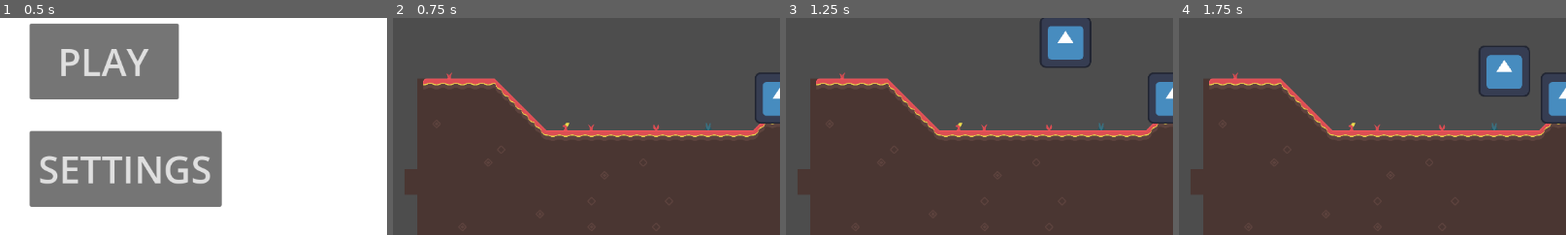
Above: before the commit, frames 1-4 (left to right).
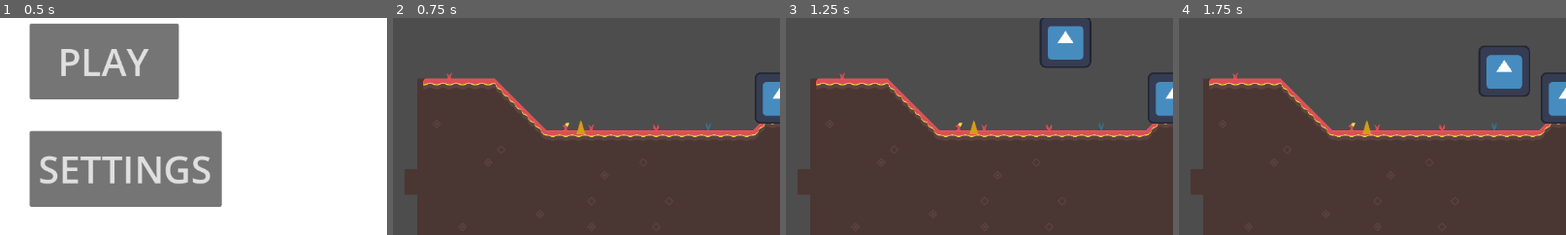
Above: after the commit, the same moments.

Repository: unsaltedkale/Quilt
Game: Godot game, scene res://main.tscn
The game is run twice, just before and just after one commit, with the same random seed, the same clock (stepped at 60 frames per second) and the same inputs. The engine's default icon, where the game draws it, is replaced by a stand-in: a white triangle on a blue panel in a dark square.
Inputs (mouse positions are % of the whole screen's width and height, from its top left):
- Up to frame 1 (0.5 s): no input
- Up to frame 2 (0.75 s): click "PLAY" at 0.5 s
- Up to frame 3 (1.25 s): no input
- Up to frame 4 (1.75 s): move the mouse to (72, 45) at 1.27 s; hold D (move_right) from 1.28 s (still down); click (72, 45) at 1.42 s; tap Space (jump) at 1.52 s
The pictures show only the part of the screen within x 0-50%, y 50-100%; the shares and areas given below are measured in that part.

Frame 1 is identical in both runs. In frame 2, less than 0.1% of the frame differs, in the area x 47-50%, y 47-54%; in frame 3, less than 0.1%; in frame 4, less than 0.1%.

Commit message:
Spike
Damage amount can be adjusted depending on thing causing damage if necessary

Diff:
--- /dev/null
+++ b/Elena/Scenes/player_health.tscn
@@ -0,0 +1,6 @@
+[gd_scene load_steps=2 format=3 uid="uid://cys2fk40vy80u"]
+
+[ext_resource type="Script" uid="uid://skxj47n2t6q2" path="res://Elena/Scripts/Player_Health.gd" id="1_m02pk"]
+
+[node name="PlayerHealth" type="Node"]
+script = ExtResource("1_m02pk")
--- a/Elena/Scenes/spike.tscn
+++ b/Elena/Scenes/spike.tscn
@@ -1,12 +1,13 @@
-[gd_scene load_steps=3 format=3 uid="uid://b7d7v3oy8f5u3"]
+[gd_scene load_steps=4 format=3 uid="uid://b7d7v3oy8f5u3"]
 
 [ext_resource type="Script" uid="uid://divbablhlr6oa" path="res://Elena/Scripts/spike.gd" id="1_um1tb"]
+[ext_resource type="Texture2D" uid="uid://2gm25jihfmi7" path="res://Elena/Art/Spike.png" id="2_kh7vf"]
 
 [sub_resource type="RectangleShape2D" id="RectangleShape2D_pe76i"]
 size = Vector2(62.25, 69.75)
 
 [node name="Area2D" type="Area2D"]
-position = Vector2(303, 190)
+position = Vector2(343, 246)
 script = ExtResource("1_um1tb")
 metadata/_edit_group_ = true
 
@@ -15,3 +16,6 @@
 shape = SubResource("RectangleShape2D_pe76i")
 
 [node name="Sprite2D" type="Sprite2D" parent="."]
+position = Vector2(0, -18)
+scale = Vector2(2.96875, 3.375)
+texture = ExtResource("2_kh7vf")
--- /dev/null
+++ b/Elena/Scripts/Player_Health.gd
@@ -0,0 +1,17 @@
+extends Node
+
+@export var max_health: int = 5
+var health: int
+
+func _ready():
+	health = max_health
+
+func reduce_health(amount: int) -> void:
+	health -= amount
+	print("Health", health)
+	if health <= 0:
+		die()
+
+func die():
+	print("Player died")
+	get_tree().reload_current_scene()
--- a/Elena/Scripts/spike.gd
+++ b/Elena/Scripts/spike.gd
@@ -1,11 +1,10 @@
 extends Area2D
 
+@export var damage_amount: int = 1
 
-# Called when the node enters the scene tree for the first time.
-func _ready() -> void:
-	pass # Replace with function body.
+func _ready():
+	connect("body_entered", Callable(self, "_on_body_entered"))
 
-
-# Called every frame. 'delta' is the elapsed time since the previous frame.
-func _process(delta: float) -> void:
-	pass
+func _on_body_entered(body: Node) -> void:
+	if body.has_method("take_damage"):
+		body.take_damage(damage_amount)
--- a/Emily WIP/Scenes/player.tscn
+++ b/Emily WIP/Scenes/player.tscn
@@ -6,6 +6,7 @@
 [ext_resource type="PackedScene" uid="uid://bbw0e7fd8gd3g" path="res://Emily WIP/Scenes/input_component.tscn" id="4_d3lbi"]
 [ext_resource type="PackedScene" uid="uid://bejpt8qc80wan" path="res://Emily WIP/Scenes/movement_component.tscn" id="5_17h1f"]
 [ext_resource type="PackedScene" uid="uid://ca35o3us2j4lw" path="res://Emily WIP/Scenes/gravity_component.tscn" id="6_ltfw8"]
+[ext_resource type="PackedScene" uid="uid://cys2fk40vy80u" path="res://Elena/Scenes/player_health.tscn" id="7_d72cn"]
 
 [sub_resource type="CircleShape2D" id="CircleShape2D_jfghr"]
 radius = 12.69
@@ -35,3 +36,5 @@
 
 [node name="Marker2D" type="Marker2D" parent="."]
 position = Vector2(0, -26)
+
+[node name="PlayerHealth" parent="." instance=ExtResource("7_d72cn")]
--- a/Emily WIP/Scripts/player.gd
+++ b/Emily WIP/Scripts/player.gd
@@ -7,6 +7,12 @@
 @export var jump_component: JumpComponent
 @export var projectile_component: ProjectileComponent
 
+var health_script: Node
+
+func _ready():
+	health_script = $PlayerHealth  # Assumes you have a PlayerHealth node as a child
+	health_script.health = health_script.max_health  # Corrected variable name
+
 func _physics_process(delta: float) -> void:
 	gravity_component.handle_gravity(self, delta)
 	movement_component.handle_horizontal_movement(self, input_component.input_horizontal)
@@ -15,3 +21,6 @@
 	move_and_slide()
 
 #player ability function
+
+func take_damage(amount: int) -> void:
+	health_script.reduce_health(amount)
--- a/main.tscn
+++ b/main.tscn
@@ -1,10 +1,11 @@
-[gd_scene load_steps=10 format=4 uid="uid://1225g3ggvek2"]
+[gd_scene load_steps=11 format=4 uid="uid://1225g3ggvek2"]
 
 [ext_resource type="PackedScene" uid="uid://1iv87qysc1dl" path="res://Andy's Path/Scenes/UI.tscn" id="1_ig7tw"]
 [ext_resource type="Texture2D" uid="uid://nycislmjusp8" path="res://Resources/tilesheet_complete.png" id="2_0xm2m"]
 [ext_resource type="Script" uid="uid://b55ntb0xce4gd" path="res://Salem WIPs/showDialog.gd" id="3_1bvp3"]
 [ext_resource type="Texture2D" uid="uid://dmcdml67v5cp1" path="res://icon.svg" id="3_h2yge"]
 [ext_resource type="PackedScene" uid="uid://bifokdbk5ab4o" path="res://Emily WIP/Scenes/player.tscn" id="5_lquwl"]
+[ext_resource type="PackedScene" uid="uid://b7d7v3oy8f5u3" path="res://Elena/Scenes/spike.tscn" id="6_7mycd"]
 
 [sub_resource type="TileSetAtlasSource" id="TileSetAtlasSource_h2yge"]
 texture = ExtResource("2_0xm2m")
@@ -612,3 +613,6 @@
 [node name="Player" parent="." instance=ExtResource("5_lquwl")]
 position = Vector2(4465, 1330)
 scale = Vector2(2, 2)
+
+[node name="Area2D" parent="." instance=ExtResource("6_7mycd")]
+position = Vector2(4011, 2544)
Binary file added: Elena/Art/Spike.png
Not shown, added: Elena/Art/Spike.png.import
Not shown, added: Elena/Scripts/Player_Health.gd.uid
Not shown: 1 places in Emily WIP/Scenes/player.tscn that only renumber resources
